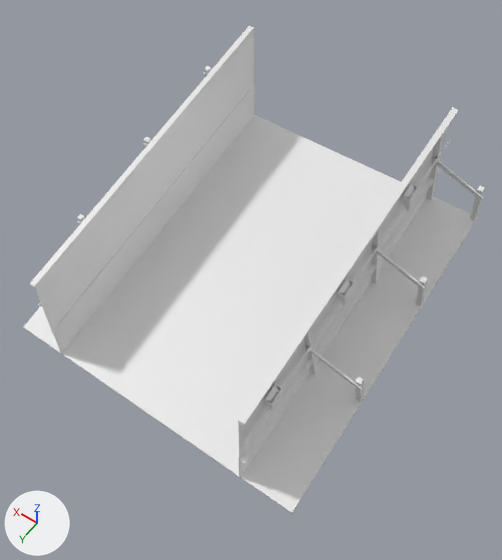
The FBX model Assets/Models/track_tileset_pieces/wood/wood_slope_384x96.fbx as it was, and as the next commit left it.
Rendered twice from a camera (50 mm lens) standing at (-3.01, 4.15, 6.9) and looking at (-0.16, 0.16, 0.62). Lighting does not change. The marker at lower left points along +X, +Y and +Z. Materials are left out; every surface is plain grey. Where no turn or scale is listed for an object, it has been applied to the vertices. Vertices at the same position are counted once.

The older version as bpy lines, for what is in view:
```python
me_wood_slope_384x96mesh = bpy.data.meshes.new('wood_slope_384x96Mesh')
me_wood_slope_384x96mesh.from_pydata(...)  # 1692 vertices, 2502 faces; spans x -1.93..1.93, y -1.92..1.92, z -0.1..2.24
# faces by material slot: [208, 18, 218, 102, 1932, 12, 12]
me_wood_slope_384x96mesh.materials.append(mat_materials_wood_beam_wood_plank_hs_01_vmat)
me_wood_slope_384x96mesh.materials.append(mat_materials_plywoodfloor_vmat)
me_wood_slope_384x96mesh.materials.append(mat_materials_trimsheets_metal_metal_trim_02_vmat)
me_wood_slope_384x96mesh.materials.append(mat_materials_plastic_trim_plastic_trim_vmat)
me_wood_slope_384x96mesh.materials.append(mat_materials_industrial_wall_light_industrial_wall_light_vmat)
me_wood_slope_384x96mesh.materials.append(mat_materials_pvc_panel_2_pvc_panel_2_vmat)
me_wood_slope_384x96mesh.materials.append(mat_materials_glass_dirty_glass_dirty_vmat)
ob_wood_slope_384x96 = bpy.data.objects.new('wood_slope_384x96', me_wood_slope_384x96mesh)
ob_wood_slope_384x96.location = (0.0, 0.0, 0.0)
```
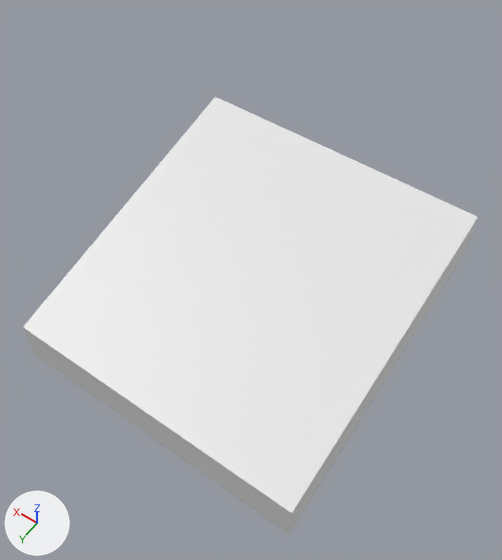
The newer file is also turned or shifted as a whole; pictures and numbers use the older file's frame.

What differs and where, as boxes [x1, y1, x2, y2] in the pictures (502 x 560 px):
'wood_slope_384x96', reshaped (10% shorter)
    before: [24, 26, 485, 514]
    after: [23, 97, 478, 534]
part 1 of me_wood_slope_384x96mesh, deleted
    before: [27, 26, 485, 514]
part 2 of me_wood_slope_384x96mesh, cut back
    before: [24, 115, 478, 513]
    after: [24, 97, 478, 534]

Diff of the bpy script that builds the scene:
```diff
--- a/Assets/Models/track_tileset_pieces/wood/wood_slope_384x96.fbx.py
+++ b/Assets/Models/track_tileset_pieces/wood/wood_slope_384x96.fbx.py
@@ me_wood_slope_384x96mesh @@
 # used by ob_wood_slope_384x96; location = (0.0, 0.0, 0.0)
-me_wood_slope_384x96mesh.from_pydata(...)  # 1692 vertices, 2502 faces; spans x -1.93..1.93, y -1.92..1.92, z -0.1..2.24
+me_wood_slope_384x96mesh.from_pydata(...)  # 8 vertices, 6 faces; spans x -1.92..1.92, y -1.92..1.92, z -0.64..0.96
+# me_wood_slope_384x96mesh part 1: 61 loose pieces with 1672 vertices, spanning x -1.93..1.93, y -1.92..1.92, z -0.1..2.24, are deleted
+# me_wood_slope_384x96mesh part 2
+# 12 vertices are removed from x -0.96..0.96, y -1.92..1.92, z -0.02..0.96
+# 16 faces are deleted
+# 4 vertices in x -1.92..1.92, y -1.92..1.92, z -0.02..0.94 move by (0.0, 0.0, -0.62)
+# 4 new faces join them
```
